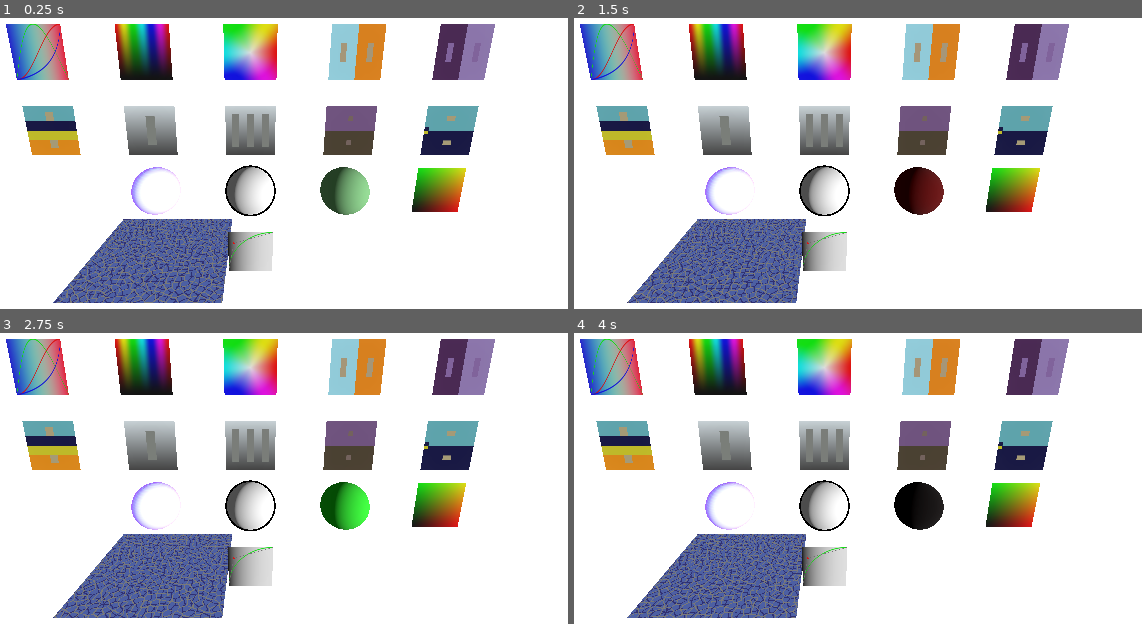
Above: before the commit, frames 1-4 (two rows, left to right).
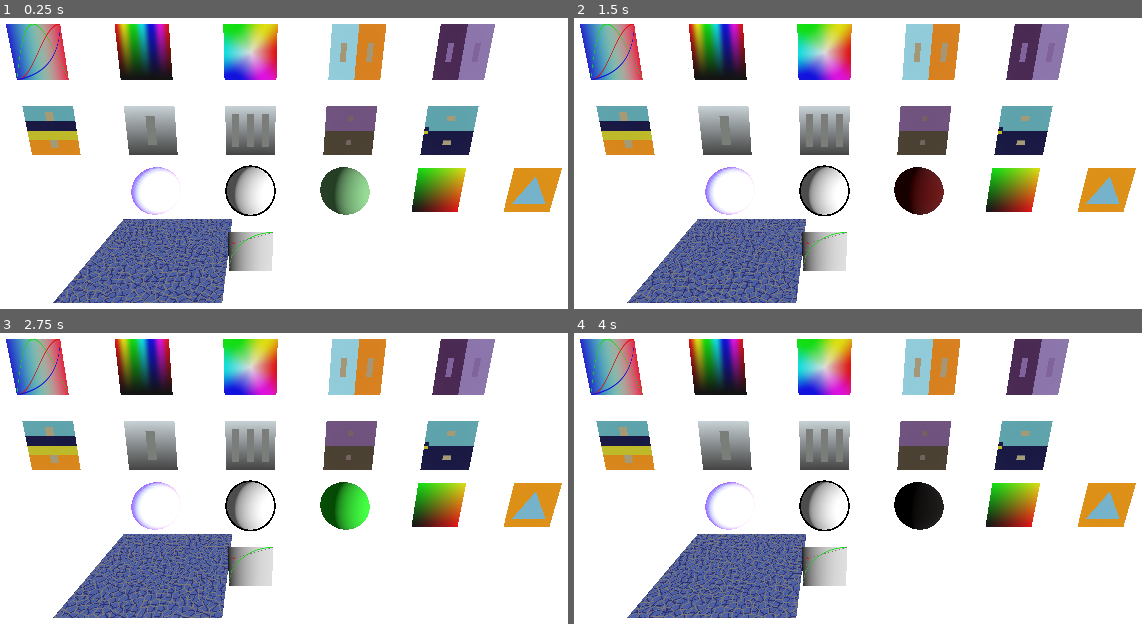
Above: after the commit, the same moments.

Repository: joesobo/the-book-of-shaders
Game: Godot game, scene res://scenes/main.tscn
Same seed, same stepped clock (60 frames per second), same inputs: the game is played once before the commit and once after it.
Inputs:
- Up to frame 1 (0.25 s): no input
- Up to frame 2 (1.5 s): no input
- Up to frame 3 (2.75 s): no input
- Up to frame 4 (4 s): no input

The runs differ from the first frame. In frame 1, 1.3% of the frame differs, in the area x 88-99%, y 51-67%; in frame 2, 1.3%; in frame 3, 1.3%; in frame 4, 1.3%.

Commit message:
triangle shader

Diff:
--- a/scenes/main.tscn
+++ b/scenes/main.tscn
@@ -17,6 +17,7 @@
 [ext_resource type="PackedScene" uid="uid://ddvo2sgqmd8in" path="res://scenes/Flash.tscn" id="15_flash"]
 [ext_resource type="PackedScene" uid="uid://bqyurcjb4rjus" path="res://scenes/UV.tscn" id="16_uv"]
 [ext_resource type="PackedScene" uid="uid://b68xho6srb27p" path="res://scenes/Equations.tscn" id="17_equations"]
+[ext_resource type="PackedScene" uid="uid://triangle_shape" path="res://scenes/shapes/Triangle.tscn" id="18_triangle"]
 
 [sub_resource type="Environment" id="Environment_0wfyh"]
 glow_enabled = true
@@ -85,3 +86,8 @@
 
 [node name="Equations" parent="VisualEffects" instance=ExtResource("17_equations")]
 transform = Transform3D(1, 0, 0, 0, 1, 0, 0, 0, 1, 0, 0, -5)
+
+[node name="Shapes" type="Node3D" parent="."]
+
+[node name="Triangle" parent="Shapes" instance=ExtResource("18_triangle")]
+transform = Transform3D(1, 0, 0, 0, 1, 0, 0, 0, 1, 6, 1.5, -5)
--- /dev/null
+++ b/scenes/shapes/Triangle.tscn
@@ -0,0 +1,16 @@
+[gd_scene load_steps=4 format=3 uid="uid://bct2grnxo3l6w"]
+
+[ext_resource type="Shader" uid="uid://ds2pegecec1s0" path="res://shaders/shapes/Triangle.gdshader" id="1_triangle"]
+
+[sub_resource type="ShaderMaterial" id="ShaderMaterial_triangle"]
+render_priority = 0
+shader = ExtResource("1_triangle")
+shader_parameter/base_color = Color(0.529412, 0.807843, 0.921569, 1)
+shader_parameter/triangle_color = Color(1, 0.647059, 0, 1)
+shader_parameter/triangle_size = 0.800000038
+
+[sub_resource type="QuadMesh" id="QuadMesh_triangle"]
+
+[node name="Triangle" type="MeshInstance3D"]
+material_override = SubResource("ShaderMaterial_triangle")
+mesh = SubResource("QuadMesh_triangle")
--- /dev/null
+++ b/shaders/shapes/Triangle.gdshader
@@ -0,0 +1,17 @@
+shader_type spatial;
+
+uniform vec3 base_color : source_color = vec3(0.529, 0.808, 0.922);
+uniform vec3 triangle_color : source_color = vec3(1.0, 0.647, 0.0);
+uniform float triangle_size : hint_range(0.0, 1.0) = 0.5;
+
+#include "res://shaders/shapes/basic.gdshaderinc"
+
+void fragment() {
+	vec2 uv = vec2(UV.x, 1.0 - UV.y);
+
+	float triangle = tri(uv, triangle_size);
+
+	vec3 color = mix(base_color, triangle_color, triangle);
+
+	ALBEDO = color;
+}
Not shown: 1 places in scenes/main.tscn that only renumber resources
Not shown, added: shaders/shapes/Triangle.gdshader.uid
Not shown, changed: shaders/shapes/basic.gdshaderinc
